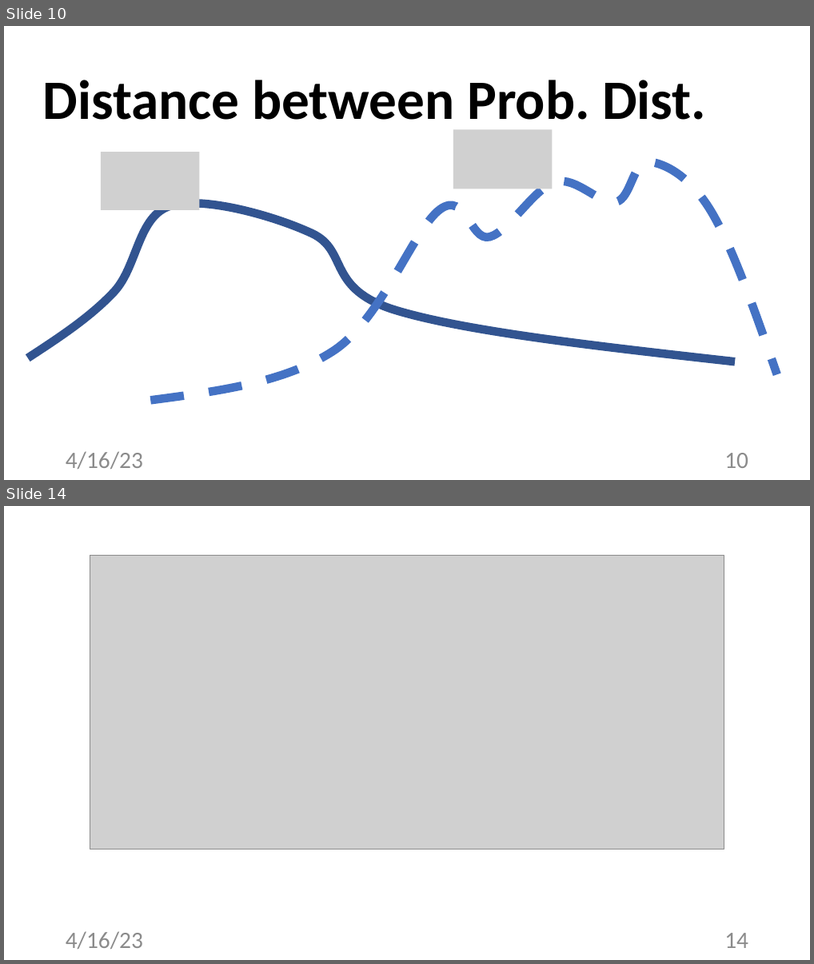
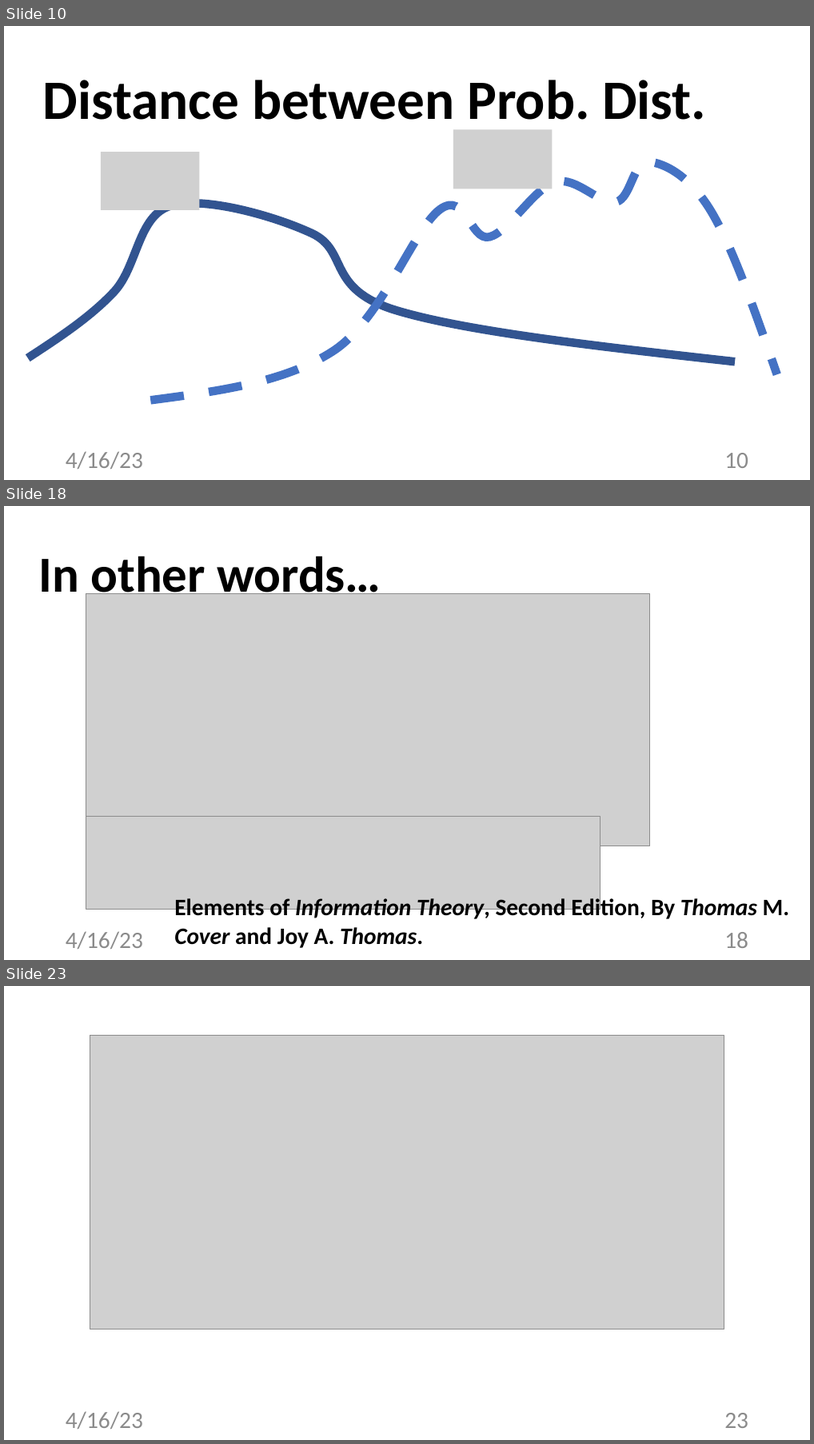
Before and after one commit to alexjungaalto/FederatedLearning, a slide deck: slides/CS-E4740_GraphLearning.pptx. Shown one above the other, each under a label of ours: slides 10 and 14 before the commit, slides 10, 18 and 23 after it; the slides between them are not shown. The pictures are 814x964 and 814x1444 pixels, drawn with LibreOffice and Linux fonts; fonts in the diff are those of the drawing; grey boxes stand for pictures. Boxes give left, top, right and bottom in pixels: in the first picture for what was removed or moved away, otherwise in the second. Text is boxed around its words. In the diff, an @@ line names an element or a change of style, - is before the commit and + after.

```diff
--- a/slides/CS-E4740_GraphLearning.pptx
+++ b/slides/CS-E4740_GraphLearning.pptx
@@ slide 18 added at [4, 506, 810, 960], background #FFFFFF @@
@@ title added at [39, 556, 382, 604], 60 pt, text #000000, bold @@
+In other words…
@@ picture added at [86, 593, 650, 846] @@
@@ picture added at [86, 816, 601, 909] @@
@@ text added at [174, 896, 790, 948], 28 pt, text #000000, bold @@
+Elements of Information Theory, Second Edition, By Thomas M. Cover and Joy A. Thomas.
@@ text added at [66, 931, 143, 948], 28 pt, text #8C8C8C @@
+4/16/23
@@ page number added at [725, 932, 749, 948], 28 pt, text #8C8C8C @@
+18
@@ what was slide 14 is now slide 23 @@
@@ page number at [725, 1412, 749, 1428]: text changed @@
-14
+23
```
Also in this commit, not shown: 4 slides changed, 8 other slides added, 1 slide removed, 3 other files.
